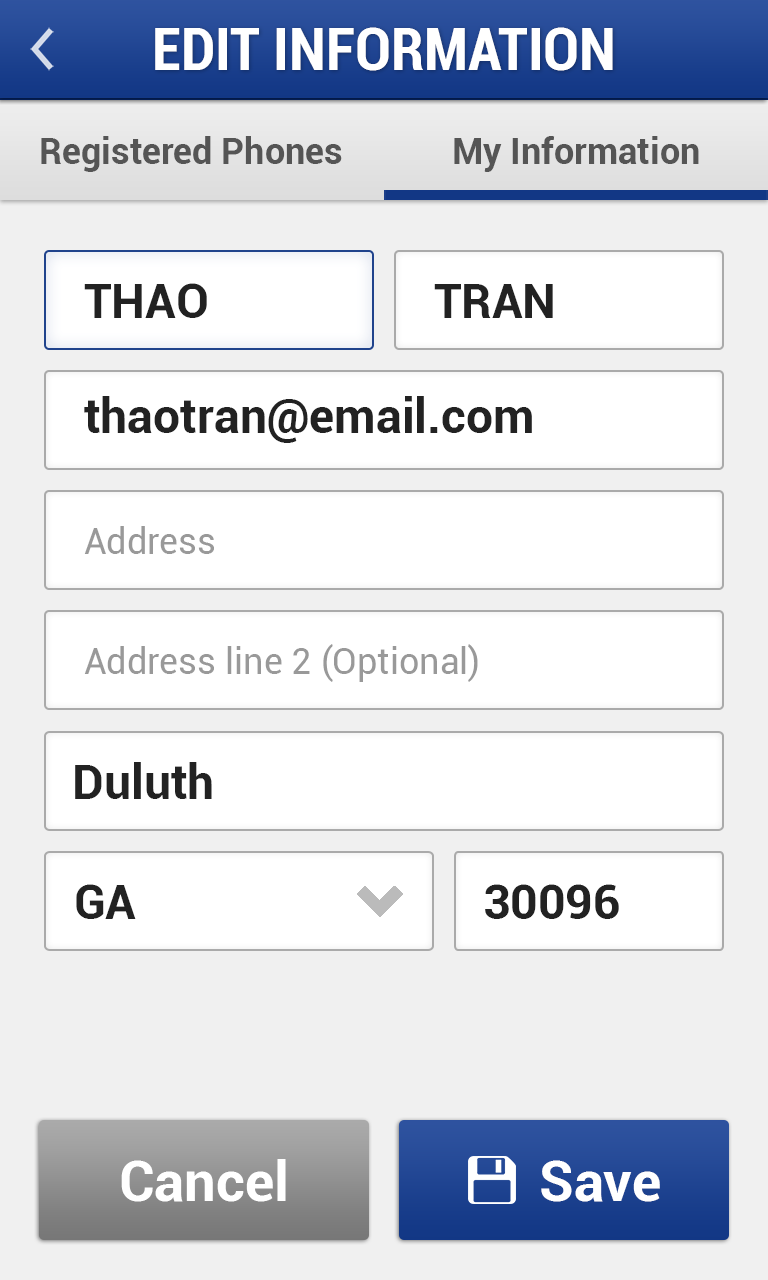
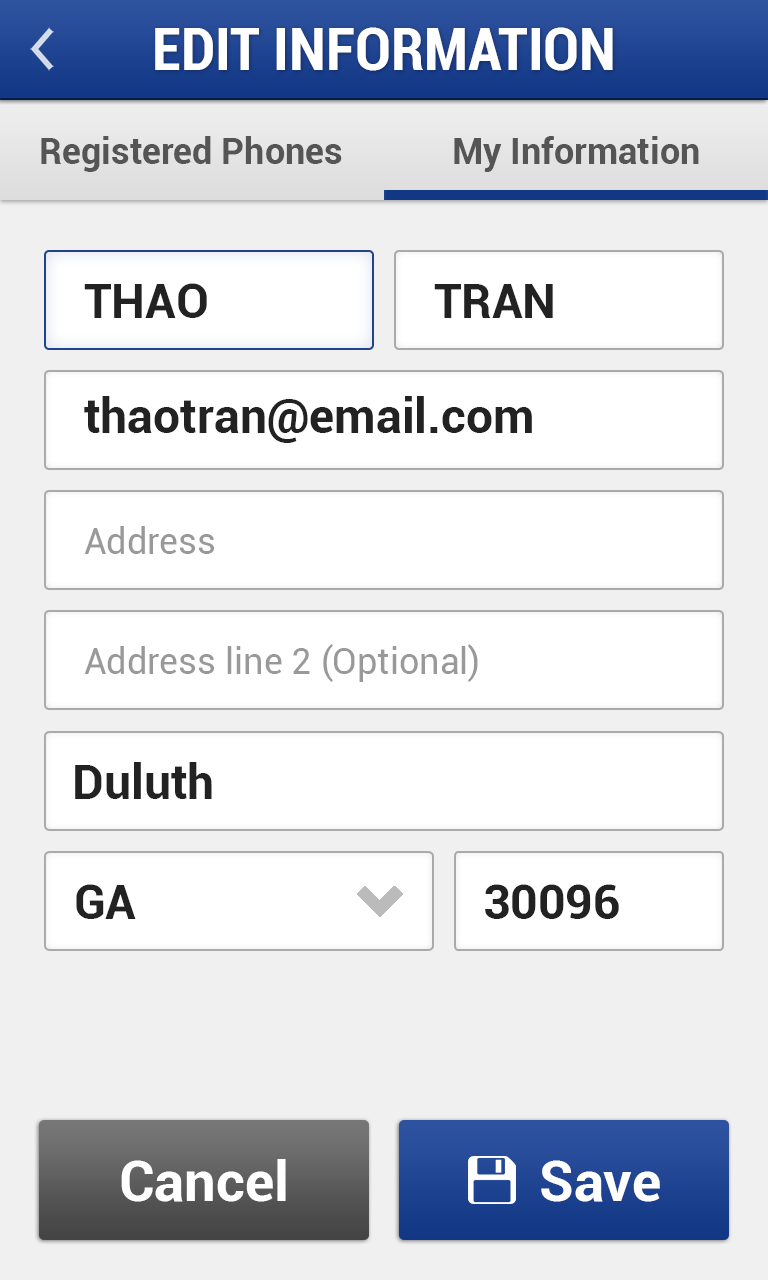
Layered file, before and after one edit (768x1280). Changes by layer:
pixels changed over [39, 1120, 369, 1240] (layer not identified)
